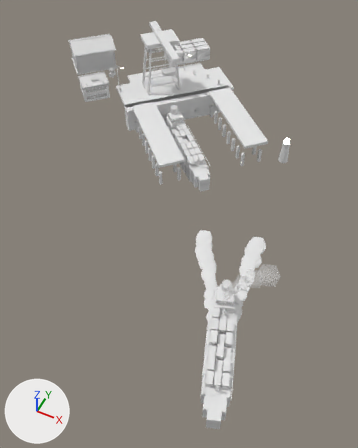
One commit to the FBX model Assets/Art/KayseriIsland/Models/Gold/Phase2/Port_P2.fbx: the scene before it, then after it.
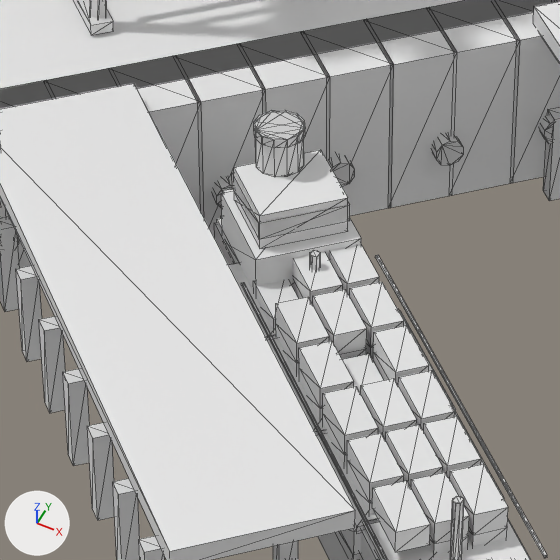
The first picture shows the older version from a 50 mm camera at (304.2, -119.1, 129.6) aimed at (248.1, -7.0, -10.6). The close-ups show the older and then the newer version on the part from 38% to 59% of the width and 20% to 37% of the height of that picture. Only the edits that show in the close-ups are written down. Arrows for +X, +Y and +Z are at lower left; the lights stay in place. The close-ups show mesh edges as thin lines. Where no turn or scale is listed for an object, it has been applied to the vertices. Vertices at exactly the same position are counted once.

The first close-up shows 'Port.Apron', 'Port.Crane0', 'Port.Pier0', 'Port.Pier1', 'Port.QuayWall', 'Port.Ship0'.
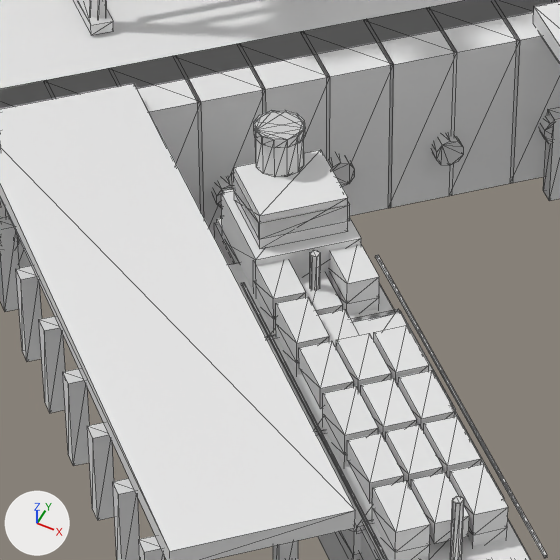
Where the change shows, as pixel boxes (x1, y1, x2, y2) in the close-ups (560 x 560 px; the box of a moved part takes in the faces that stretch with it):
part 1 of me_port_ship0_001, moved or reshaped
    before: (313, 289, 367, 354)
    after: (336, 333, 391, 394)
part 2 of me_port_ship0_001, moved or reshaped
    before: (293, 252, 343, 305)
    after: (253, 259, 306, 319)
part 3 of me_port_ship0_001, deleted (mostly hidden)
    before: (366, 342, 374, 359)
part 4 of me_port_ship0_001, deleted
    before: (350, 282, 404, 348)
part 5 of me_port_ship0_001, reshaped
    before: (299, 333, 481, 555)
    after: (361, 387, 430, 560)

Patch to the scene script:
```diff
--- a/Assets/Art/KayseriIsland/Models/Gold/Phase2/Port_P2.fbx.py
+++ b/Assets/Art/KayseriIsland/Models/Gold/Phase2/Port_P2.fbx.py
@@ me_port_ship0_001 @@
 # used by ob_port_ship0; location = (235.91, 24.9, -2.85)
-me_port_ship0_001.from_pydata(...)  # 568 vertices, 876 faces; spans x -17.1..16.4, y -16.4..17.1, z -3.7..9.6
+me_port_ship0_001.from_pydata(...)  # 528 vertices, 816 faces; spans x -17.1..16.4, y -16.4..17.1, z -3.7..9.6
+# me_port_ship0_001 part 1: the loose piece of 8 vertices spanning x -6.4..-2.3, y 2.3..6.4, z 2.9..4.3 is moved by (3.0, -3.0, 0.0), in mat_yellow_lt (white #e7e7e7)
+# me_port_ship0_001 part 2: the loose piece of 8 vertices spanning x -9.3..-5.3, y 5.3..9.3, z 2.9..4.3 is moved by (-1.6, -1.6, 0.0), in mat_blue (white #e7e7e7)
+# me_port_ship0_001 part 3: the loose piece of 8 vertices spanning x -4.8..-0.8, y 3.9..7.9, z 1.4..2.9 is deleted
+# me_port_ship0_001 part 4: the loose piece of 8 vertices spanning x -4.8..-0.8, y 3.9..7.9, z 2.9..4.3 is deleted
+# me_port_ship0_001 part 5: 40 vertices removed from x -5.0..9.5, y -9.5..5.0, z 1.4..2.9; 16 vertices added at x -0.5..7.9, y -11.0..0.5, z 1.4..2.9
 me_port_ship0_001.materials.append(mat_red)
```
